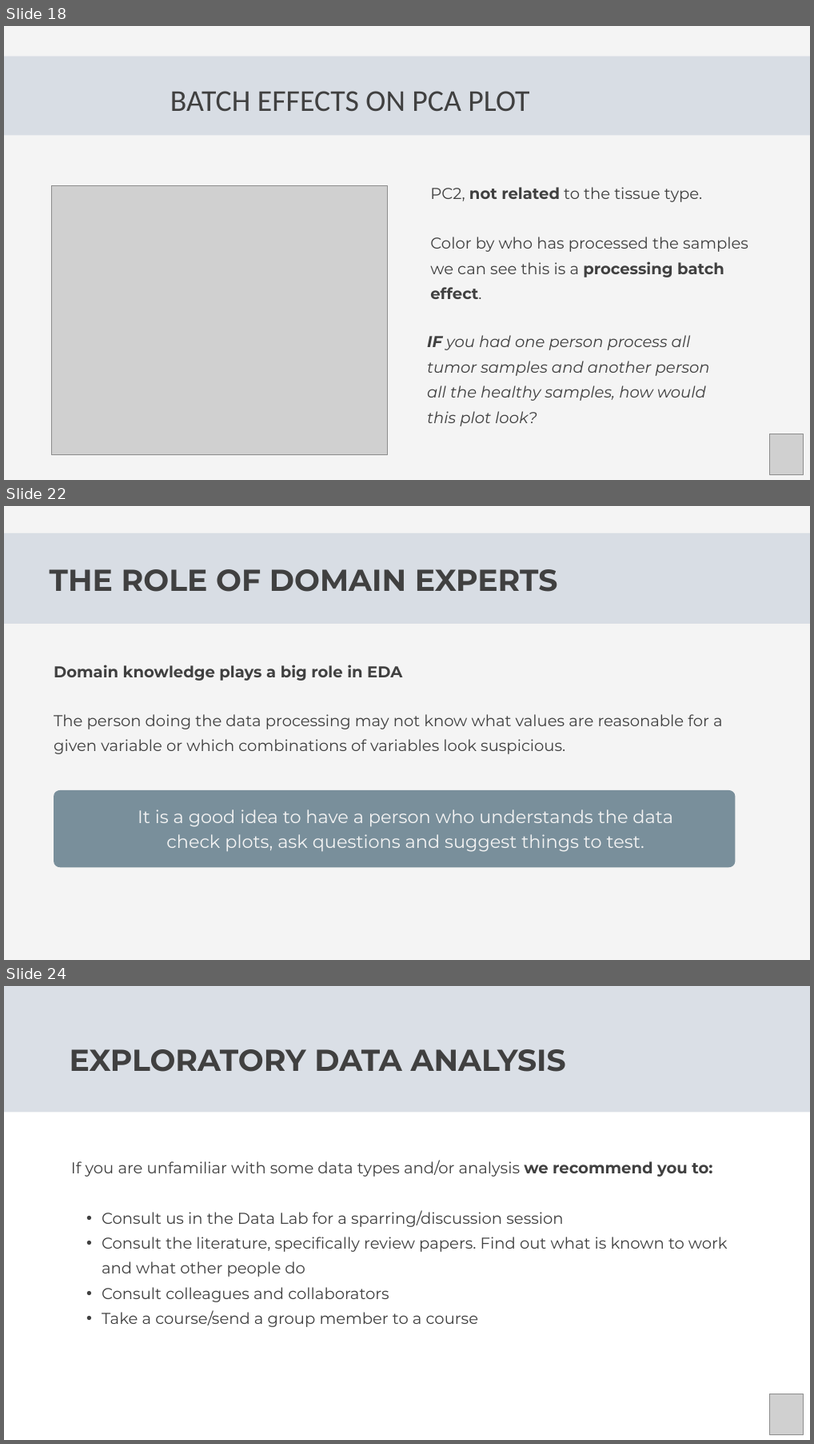
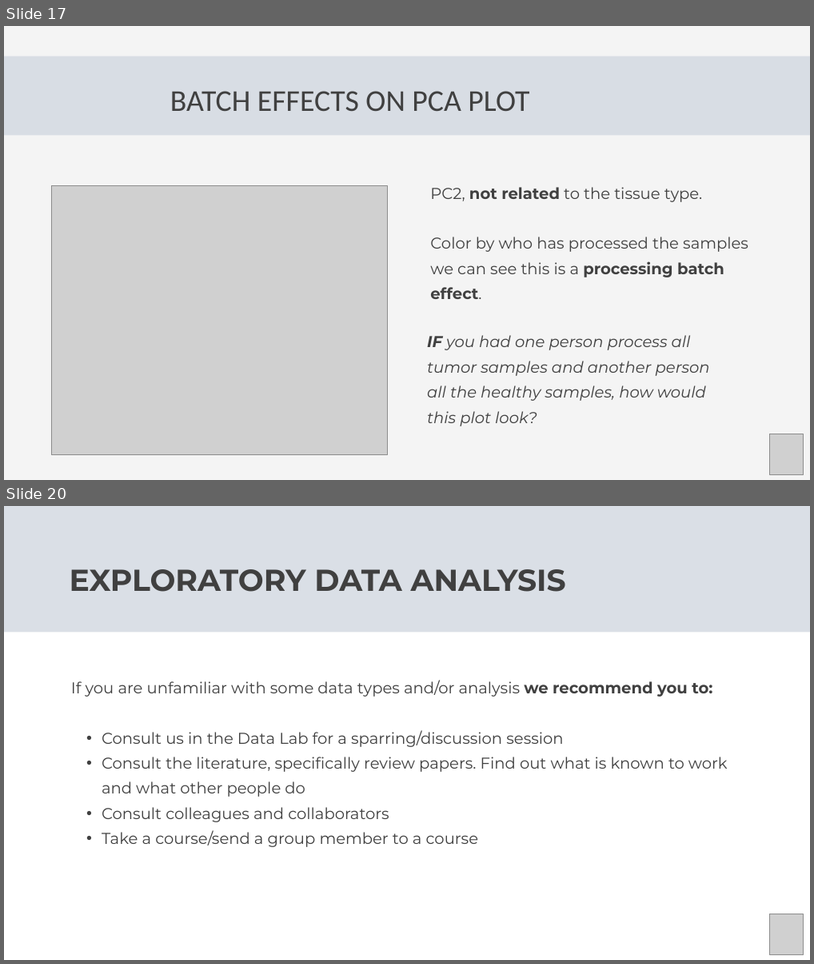
Before and after one commit to Center-for-Health-Data-Science/Foundations-of-Health-Data-Science, a slide deck: Slides/FHDS_Exploratory_Data_Analysis_Part2.pptx. Shown one above the other, each under a label of ours: slides 18, 22 and 24 before the commit, slides 17 and 20 after it; the slides between them are not shown. The pictures are 814x1444 and 814x964 pixels, drawn with LibreOffice and Linux fonts; fonts in the diff are those of the drawing; grey boxes stand for pictures. Boxes give left, top, right and bottom in pixels: in the first picture for what was removed or moved away, otherwise in the second. Text is boxed around its words. In the diff, an @@ line names an element or a change of style, - is before the commit and + after.

```diff
--- a/Slides/FHDS_Exploratory_Data_Analysis_Part2.pptx
+++ b/Slides/FHDS_Exploratory_Data_Analysis_Part2.pptx
@@ slide 22 removed at (x1=4, y1=506, x2=810, y2=960), background #F4F4F4 @@
@@ freeform shape removed at (x1=4, y1=533, x2=810, y2=624) @@
@@ text removed at (x1=50, y1=569, x2=558, y2=592) @@
-THE ROLE OF DOMAIN EXPERTS
@@ text removed at (x1=54, y1=664, x2=723, y2=754) @@
-Domain knowledge plays a big role in EDA
-The person doing the data processing may not know what values are reasonable for a given variable or which combinations of variables look suspicious.
@@ freeform shape removed at (x1=54, y1=790, x2=735, y2=867) @@
@@ text removed at (x1=138, y1=809, x2=674, y2=852) @@
-It is a good idea to have a person who understands the data check plots, ask questions and suggest things to test.
@@ what was slide 18 is now slide 17 @@
@@ what was slide 24 is now slide 20 @@
```
Also in this commit, not shown: 4 slides changed, 3 slides added, 6 other slides removed, 2 other files.
